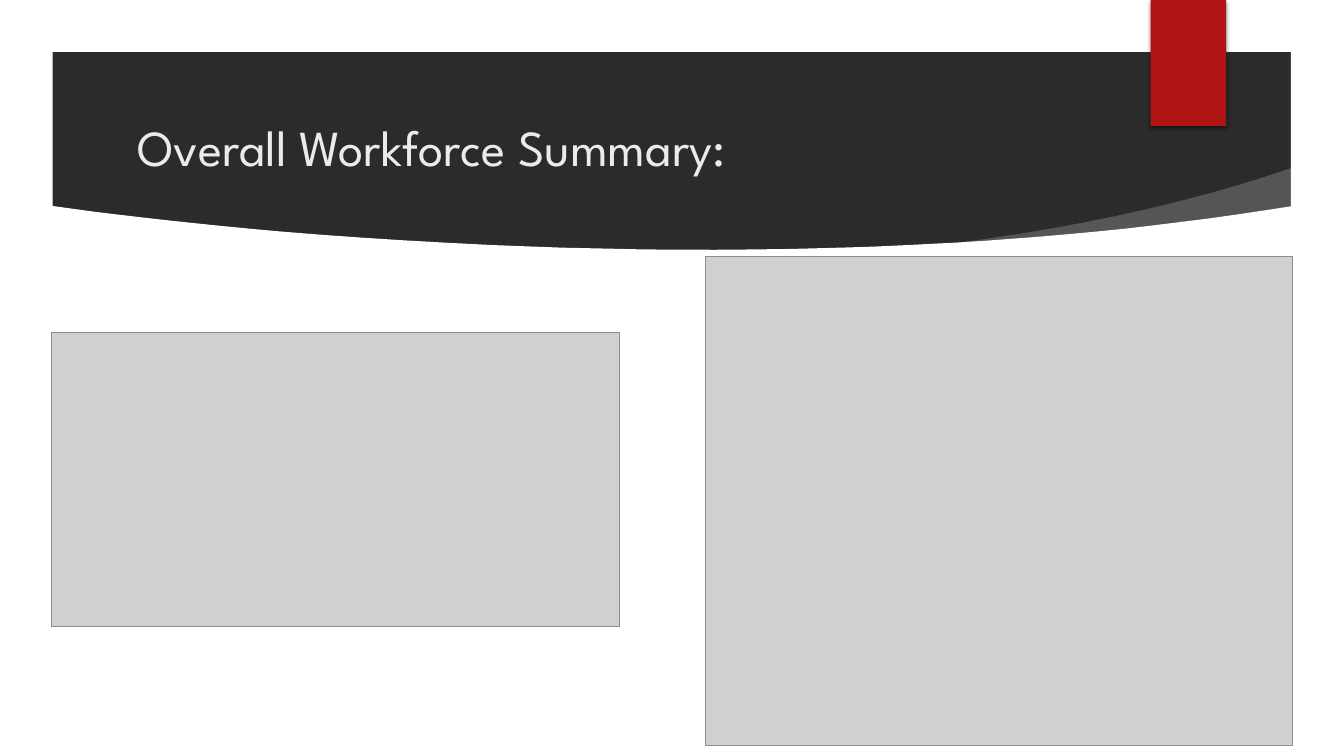
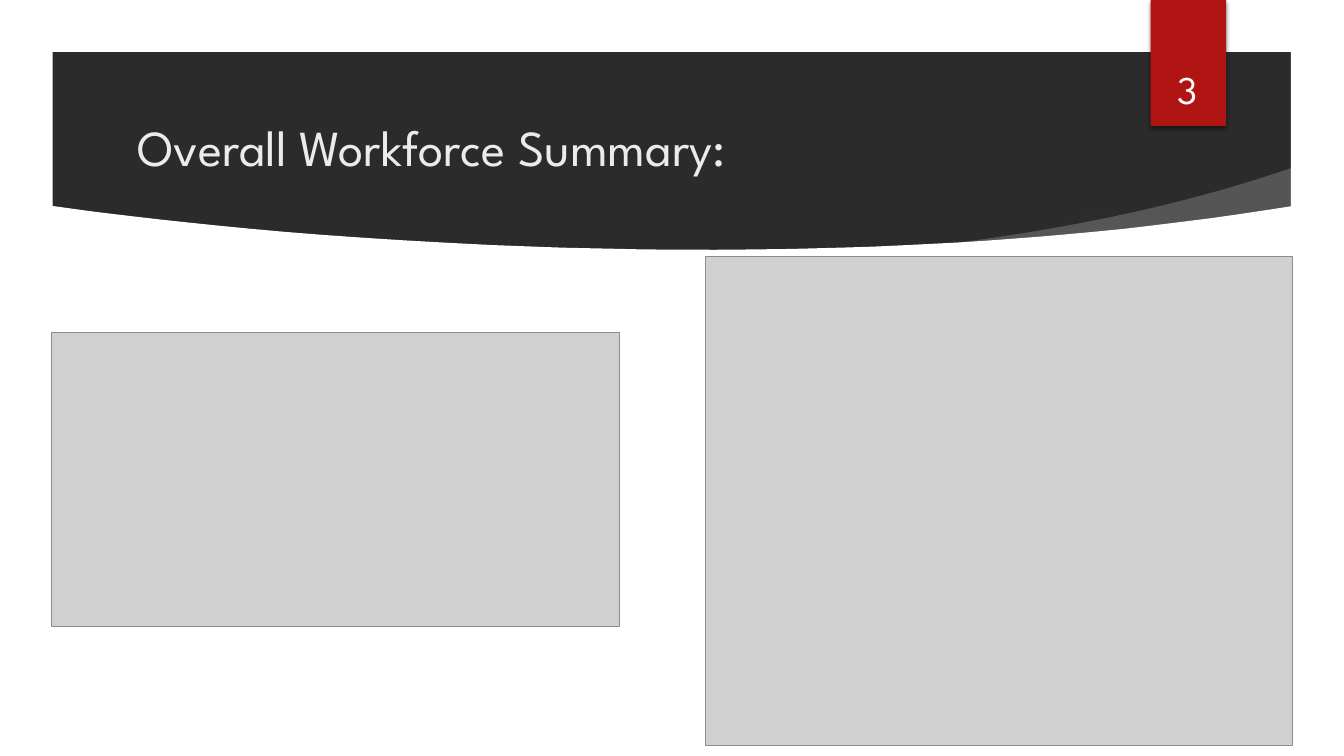
Before and after one commit to Ujustwaite/DDS_Case_Study_2, a slide deck: slide 3 of DraftPresentation.pptx. Drawn at 1344x756 pixels with LibreOffice and Linux fonts; fonts in the diff are those of the drawing; grey boxes stand for pictures; background and template pictures are left out; a plain dark background stands for a picture behind light text. Boxes give left, top, right and bottom in pixels: in the first picture for what was removed or moved away, otherwise in the second. Text is boxed around its words. In the diff, an @@ line names an element or a change of style, - is before the commit and + after.

```diff
--- a/DraftPresentation.pptx
+++ b/DraftPresentation.pptx
@@ page number added at (x1=1177, y1=77, x2=1197, y2=105), 28 pt, text #FFFFFF @@
+3
```
Also in this commit, not shown: 9 other slides changed, 2 slides added.
